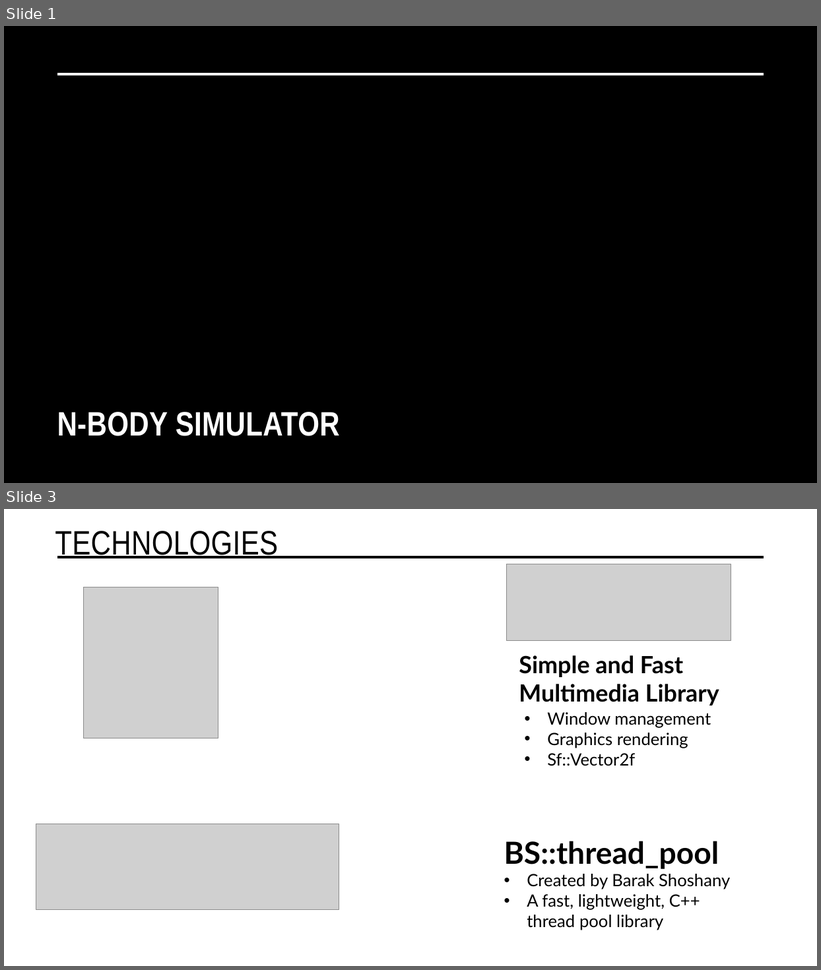
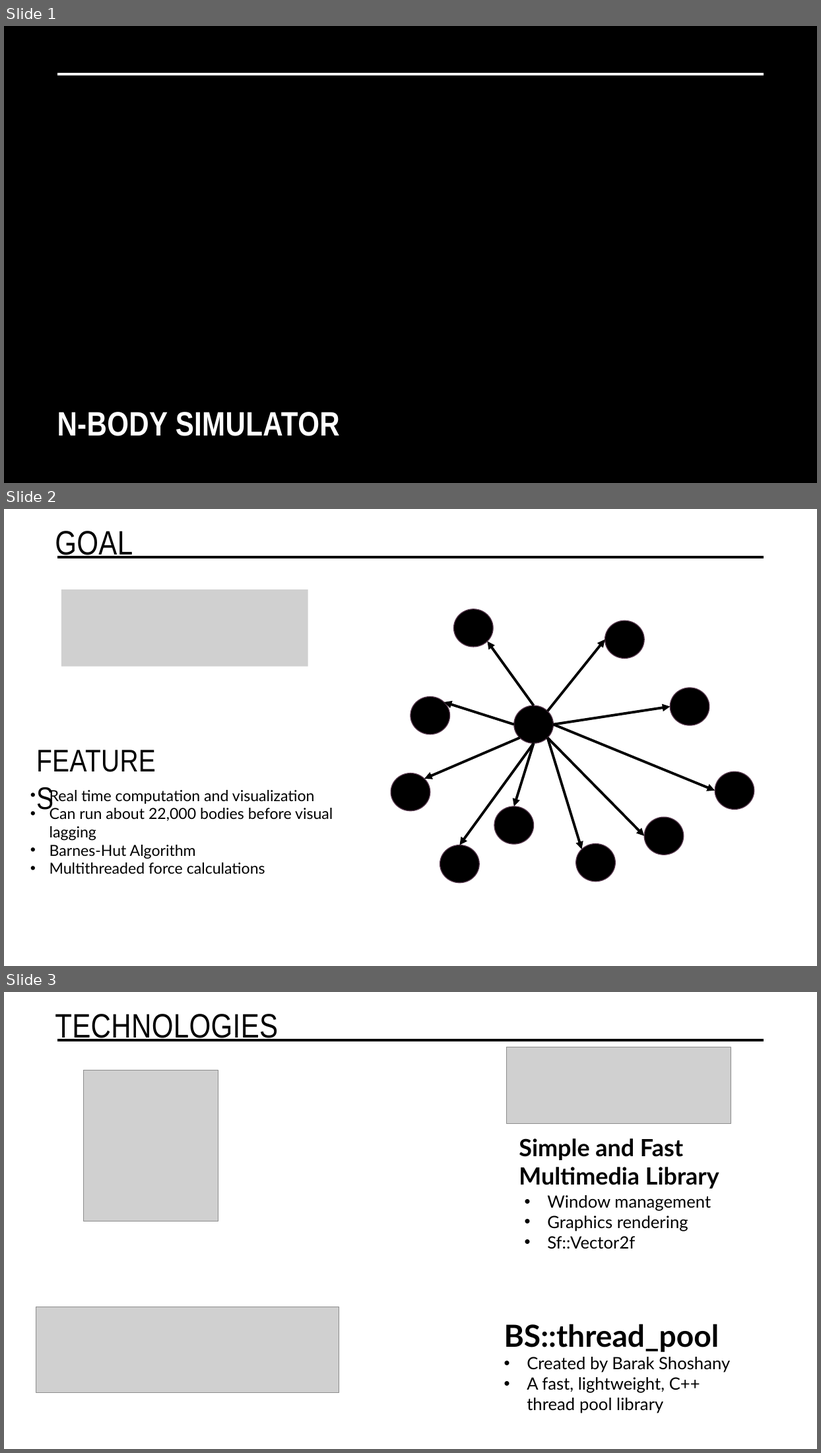
Before and after one commit to matthew9755123/N-Body_Sim, a slide deck: N-Body Simulator.pptx. Shown one above the other, each under a label of ours: slides 1 and 3 before the commit, slides 1, 2 and 3 after it; the slides between them are not shown. The pictures are 821x970 and 821x1453 pixels, drawn with LibreOffice and Linux fonts; fonts in the diff are those of the drawing; grey boxes stand for pictures; background and template pictures are left out. Boxes give left, top, right and bottom in pixels: in the first picture for what was removed or moved away, otherwise in the second. Text is boxed around its words. In the diff, an @@ line names an element or a change of style, - is before the commit and + after.

```diff
--- a/N-Body Simulator.pptx
+++ b/N-Body Simulator.pptx
@@ slide 2 added at (4,509,817,966), background #FFFFFF; not listed: 1 template element that a slide beside it also shows @@
@@ title added at (55,531,133,559), 40 pt, text #000000 @@
+GOAL
@@ picture added at (61,590,308,666) @@
@@ ellipse added at (454,609,493,647), fill #000000, outline #55374C 1 pt @@
@@ ellipse added at (605,621,644,658), fill #000000, outline #55374C 1 pt @@
@@ arrow added from (534, 706) to (488, 642), #000000 3 pt @@
@@ arrow added from (547, 712) to (605, 640), #000000 3 pt @@
@@ ellipse added at (411,697,450,735), fill #000000, outline #55374C 1 pt @@
@@ arrow added from (514, 725) to (444, 702), #000000 3 pt @@
@@ ellipse added at (514,706,553,744), fill #000000, outline #55374C 1 pt @@
@@ arrow added from (554, 725) to (670, 706), #000000 3 pt @@
@@ ellipse added at (670,688,709,725), fill #000000, outline #55374C 1 pt @@
@@ arrow added from (554, 725) to (715, 791), #000000 3 pt @@
@@ text added at (30,738,179,789), 37 pt, text #000000 @@
+FEATURES
@@ arrow added from (520, 738) to (424, 779), #000000 3 pt @@
@@ arrow added from (534, 743) to (459, 846), #000000 3 pt @@
@@ arrow added from (534, 743) to (514, 807), #000000 3 pt @@
@@ arrow added from (547, 738) to (582, 850), #000000 3 pt @@
@@ arrow added from (547, 738) to (644, 836), #000000 3 pt @@
@@ ellipse added at (391,774,430,811), fill #000000, outline #55374C 1 pt @@
@@ ellipse added at (715,772,754,810), fill #000000, outline #55374C 1 pt @@
@@ text added at (50,788,333,875), 18 pt, text #000000 @@
+• Real time computation and visualization
+• Can run about 22,000 bodies before visual lagging
+• Barnes-Hut Algorithm
+• Multithreaded force calculations
@@ ellipse added at (494,807,533,844), fill #000000, outline #55374C 1 pt @@
@@ ellipse added at (644,818,684,855), fill #000000, outline #55374C 1 pt @@
@@ ellipse added at (576,844,615,882), fill #000000, outline #55374C 1 pt @@
@@ ellipse added at (440,846,479,883), fill #000000, outline #55374C 1 pt @@
```
Also in this commit, not shown: 2 slides removed, 1 other file.
